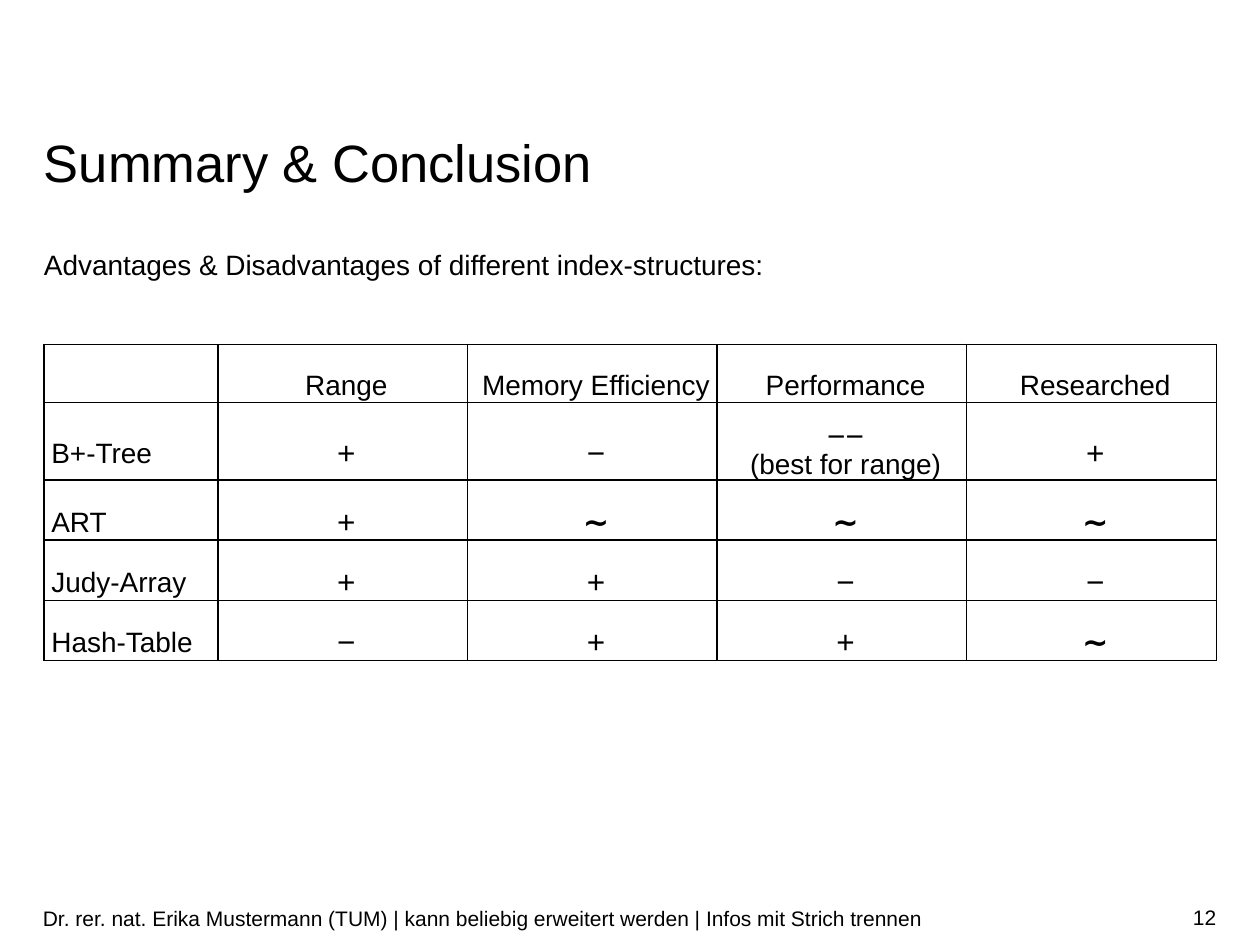
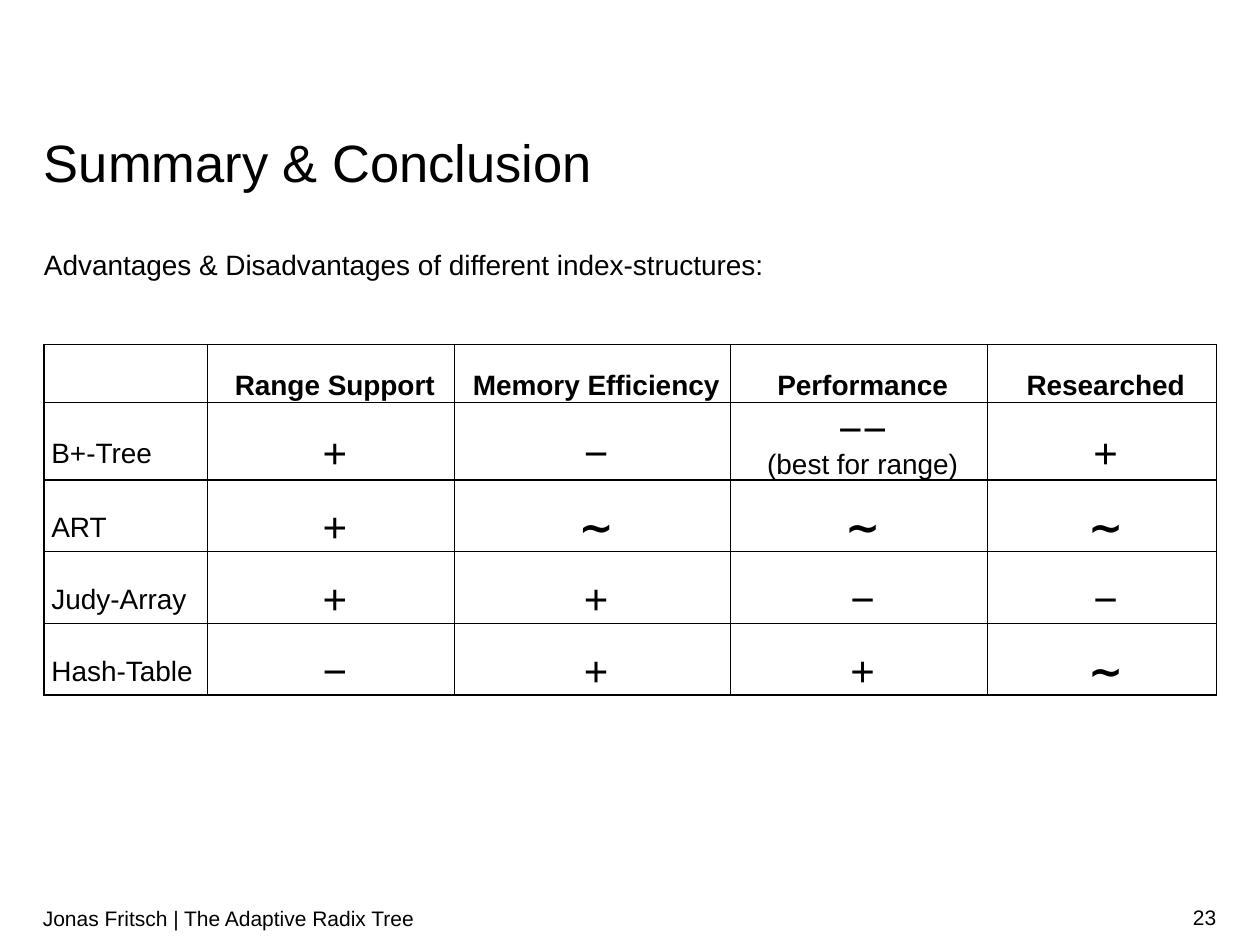
Before and after one commit to atalantus/The-Adaptive-Radix-Tree, a slide deck: slide 23 of Presentation/The Adaptive Radix Tree.pptx (slide 12 before the commit). Drawn at 1260x945 pixels with LibreOffice and Linux fonts; fonts in the diff are those of the drawing; background and template pictures are left out. Boxes give left, top, right and bottom in pixels: in the first picture for what was removed or moved away, otherwise in the second. Text is boxed around its words. In the diff, an @@ line names an element or a change of style, - is before the commit and + after.

Commit message:
Update Presentation

```diff
--- a/Presentation/The Adaptive Radix Tree.pptx
+++ b/Presentation/The Adaptive Radix Tree.pptx
@@ table at (44, 344, 1217, 706) @@
-row 1, column 2: Range
+row 1, column 2: Range Support
@@ bold on in "Memory Efficiency", "Performance", "Researched" @@
@@ size 18 to 24 pt in "+", "−", "−−", "+" and 12 more places @@
@@ text at (43, 910, 413, 931): text changed @@
-Dr. rer. nat. Erika Mustermann (TUM) | kann beliebig erweitert werden | Infos mit Strich trennen
+Jonas Fritsch | The Adaptive Radix Tree
@@ page number at (1193, 910, 1216, 926): text changed @@
-12
+23
```
Also in this commit, not shown: 5 other slides changed, 18 slides added, 1 slide removed, 13 other files.
